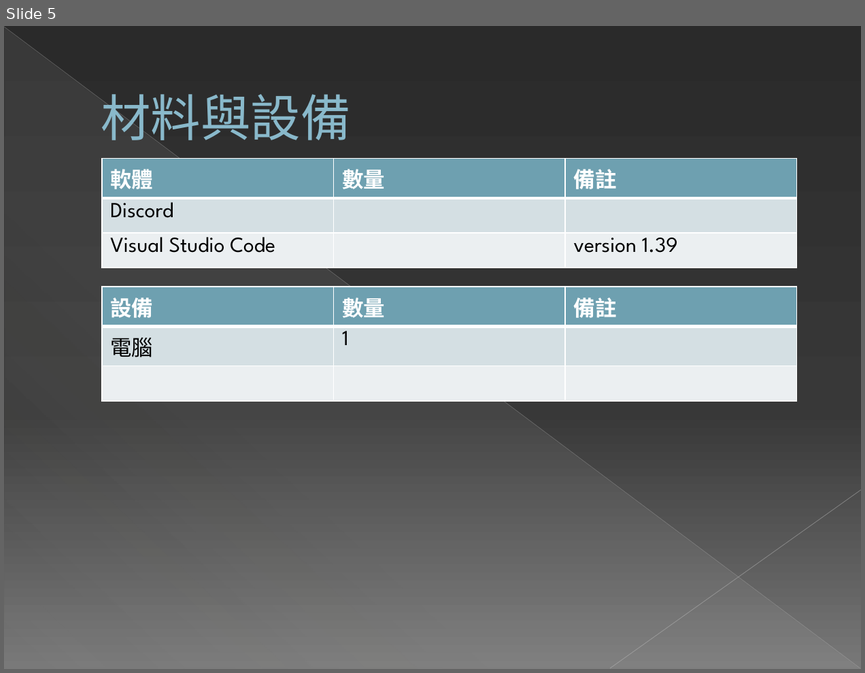
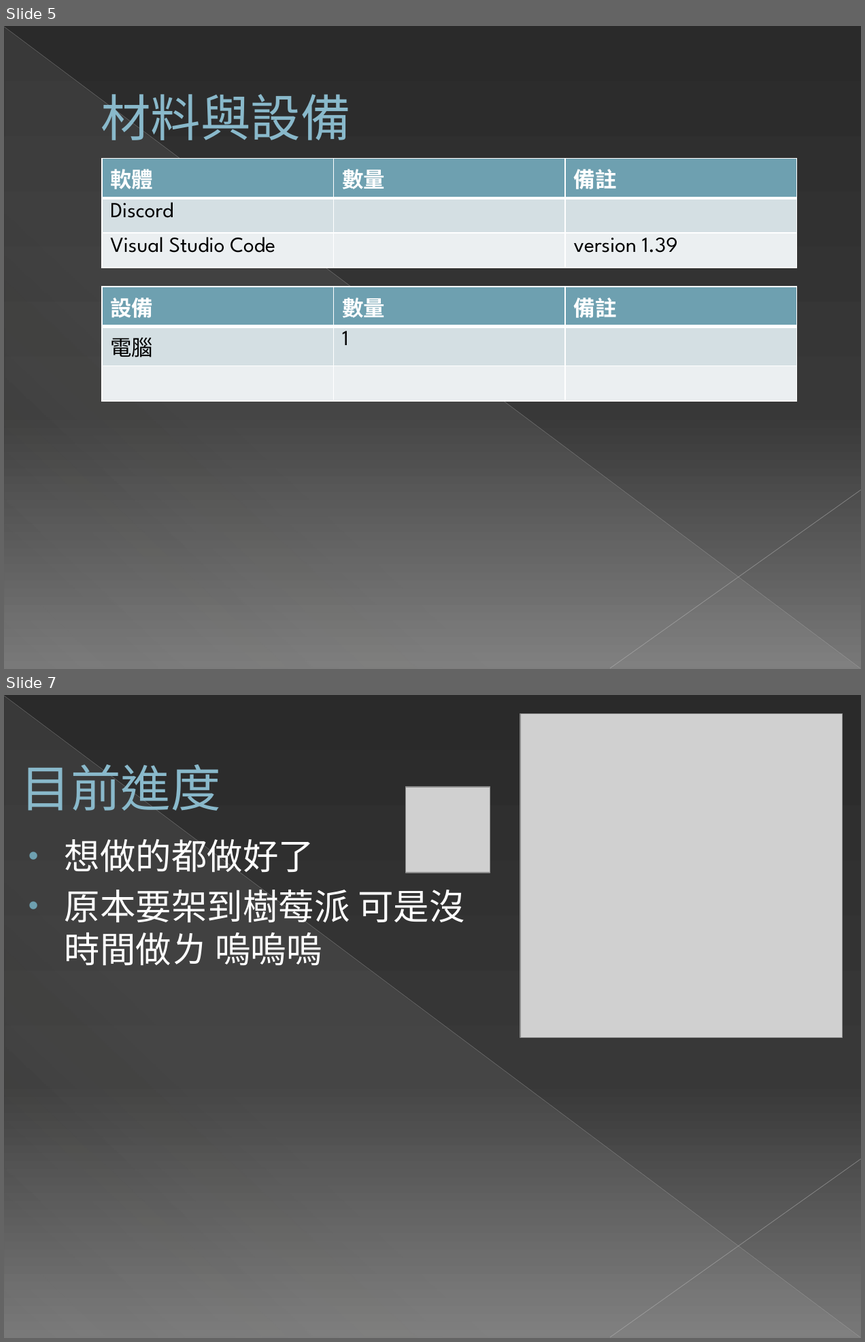
Before and after one commit to littlepanda419/justpanda, a slide deck: 專題.pptx. Shown one above the other, each under a label of ours: slide 5 before the commit, slides 5 and 7 after it; the slides between them are not shown. The pictures are 865x673 and 865x1342 pixels, drawn with LibreOffice and Linux fonts; fonts in the diff are those of the drawing; grey boxes stand for pictures. Boxes give left, top, right and bottom in pixels: in the first picture for what was removed or moved away, otherwise in the second. Text is boxed around its words. In the diff, an @@ line names an element or a change of style, - is before the commit and + after.

```diff
--- a/專題.pptx
+++ b/專題.pptx
@@ slide 7 added at box(4, 695, 861, 1338), background gradient #2B2B2B to #393939 to #797979; not listed: 3 template elements that a slide beside it also shows @@
@@ picture added at box(520, 714, 842, 1038) @@
@@ title added at box(21, 764, 221, 811), 42 pt, text #8ABACB @@
+目前進度
@@ picture added at box(406, 787, 491, 872) @@
@@ text added at box(65, 839, 464, 966), 30 pt, text #FFFFFF @@
+• 想做的都做好了
+• 原本要架到樹莓派 可是沒時間做ㄌ 嗚嗚嗚
```
Also in this commit, not shown: 1 slide changed, 1 slide removed, 12 other files.
